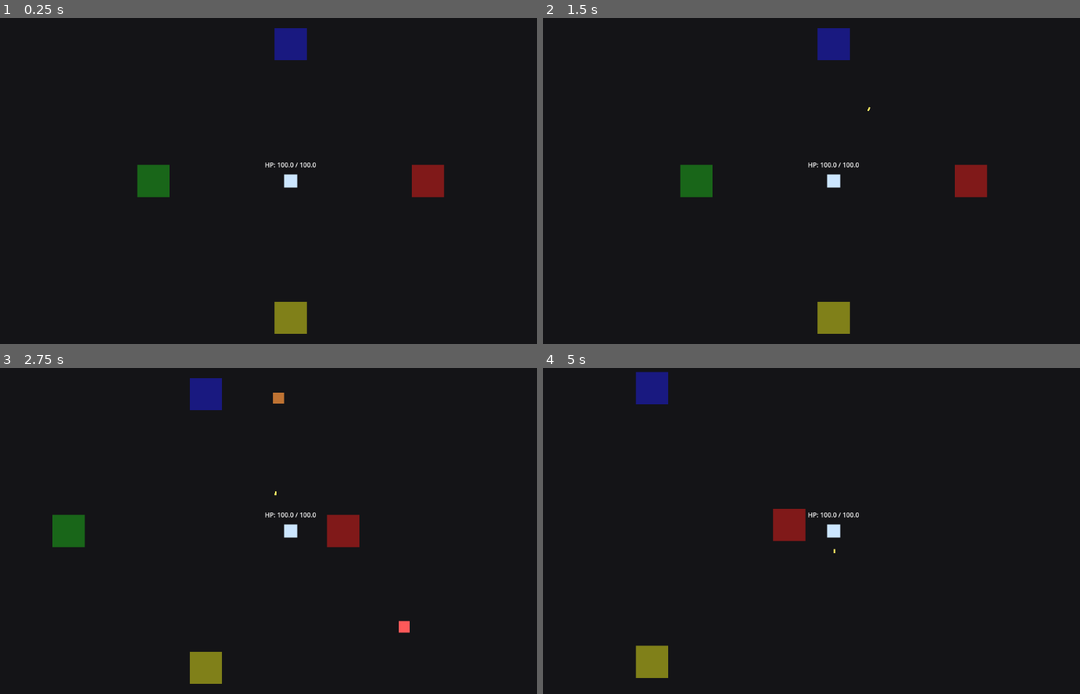
Above: before the commit, frames 1-4 (two rows, left to right).
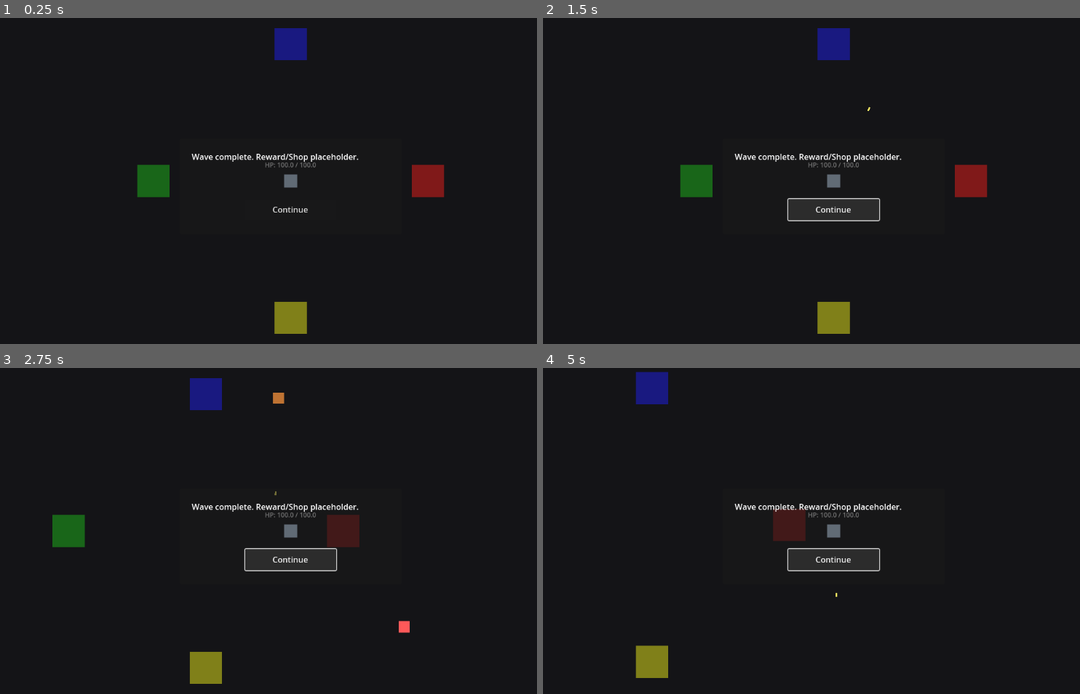
Above: after the commit, the same moments.

Repository: KevinRabbe/bullet-hell-roughe-lite
Game: Godot game, scene res://scenes/game/Main.tscn
Same seed, same stepped clock (60 frames per second), same inputs: the game is played once before the commit and once after it.
Inputs (mouse positions are in pixels of both pictures, inside the frame that each line leads up to):
- Up to frame 1 (0.25 s): no input
- Up to frame 2 (1.5 s): click (832, 210) at 0.5 s, where only the run after the commit has a clickable "Continue"; click (832, 210) at 1.25 s, where only the run after the commit has a clickable "Continue"
- Up to frame 3 (2.75 s): tap Enter at 2, 2.1 s; hold D (move_right) from 2.03 s (still down); tap Space at 2.27, 2.3, 2.57 s
- Up to frame 4 (5 s): release D (move_right) at 2.78 s; hold S (move_down) 2.78-3.53 s; tap Space at 2.85, 3.02, 3.32, 3.8, 4.52, 4.82 s; tap Enter at 3.05, 4.55 s; hold D (move_right) 3.53-4.28 s; hold C (cycle_character) 3.53-4.28 s; hold W (move_up) from 4.28 s (still down); tap E (interact) at 4.35 s

The runs differ from the first frame. In frame 1, 0.6% of the frame differs, in the area x 35-67%, y 41-60%; in frame 2, 0.8%; in frame 3, 1.4%, in the area x 35-67%, y 37-63%; in frame 4, 1.4%.

Commit message:
Stabilize prototype flow and character state

Diff:
--- a/scripts/enemies/enemy.gd
+++ b/scripts/enemies/enemy.gd
@@ -8,6 +8,7 @@
 @export var damage_interval_seconds: float = 0.75
 @export var is_elite: bool = false
 @export var is_boss: bool = false
+@export var elite_role: String = ""
 @export_enum("imp_runner", "husk_brute", "spit_fiend") var enemy_variant: String = "imp_runner"
 @export var ranged_damage: float = 4.0
 @export var ranged_interval_seconds: float = 1.2
--- a/scripts/game/main_game.gd
+++ b/scripts/game/main_game.gd
@@ -2,11 +2,7 @@
 
 @onready var player: CharacterBody2D = $Player
 @onready var enemy_spawner: Node = $EnemySpawner
-@onready var wave_overlay: CanvasLayer = $WaveIntermission
-@onready var wave_label: Label = $WaveIntermission/Panel/Label
-@onready var continue_button: Button = $WaveIntermission/Panel/ContinueButton
 var waiting_for_restart: bool = false
-var waiting_for_wave_continue: bool = false
 var selectable_characters: Array[String] = ["gunslinger", "riftwalker"]
 var selected_character_index: int = 0
 
@@ -19,12 +15,6 @@
 	if player.has_signal("player_died"):
 		player.player_died.connect(_on_player_died)
 	_apply_selected_character()
-	if enemy_spawner != null and enemy_spawner.has_signal("wave_completed"):
-		enemy_spawner.connect("wave_completed", _on_wave_completed)
-	if continue_button != null:
-		continue_button.pressed.connect(_on_continue_pressed)
-	if wave_overlay != null:
-		wave_overlay.visible = false
 
 func _unhandled_input(event: InputEvent) -> void:
 	if not (event is InputEventKey):
@@ -37,10 +27,6 @@
 		print("Restarting current scene...")
 		get_tree().reload_current_scene()
 		return
-	if waiting_for_wave_continue and (key_event.keycode == KEY_ENTER or key_event.keycode == KEY_SPACE):
-		_on_continue_pressed()
-		return
-
 	if key_event.keycode == KEY_ESCAPE or key_event.keycode == KEY_P:
 		_toggle_pause()
 		return
@@ -74,20 +60,3 @@
 		return
 	if player != null and player.has_method("apply_character_by_id"):
 		player.call("apply_character_by_id", selectable_characters[selected_character_index])
-
-func _on_wave_completed(wave_index: int) -> void:
-	waiting_for_wave_continue = true
-	if wave_overlay != null:
-		wave_overlay.visible = true
-	if wave_label != null:
-		wave_label.text = "Wave %d complete. Reward/Shop placeholder.\nPress Continue to start next wave." % wave_index
-	print("Entered end-of-wave state for wave %d." % wave_index)
-
-func _on_continue_pressed() -> void:
-	if not waiting_for_wave_continue:
-		return
-	waiting_for_wave_continue = false
-	if wave_overlay != null:
-		wave_overlay.visible = false
-	if enemy_spawner != null and enemy_spawner.has_method("start_next_wave"):
-		enemy_spawner.call("start_next_wave")
--- a/scripts/player/player.gd
+++ b/scripts/player/player.gd
@@ -142,10 +142,27 @@
 	if character_id == "":
 		return
 	active_character_id = character_id
+	_reset_character_stats()
 	_apply_character_rules()
+	_apply_character_starting_weapon()
 	if player_build != null and player_build.has_method("set_active_character"):
 		player_build.call("set_active_character", active_character_id)
 	print("Selected character: %s" % active_character_id)
+
+func _reset_character_stats() -> void:
+	stats.burn_damage = 1.0
+	stats.poison_damage = 1.0
+	stats.bleed_damage = 1.0
+	stats.frost_power = 1.0
+	stats.portal_frequency = 1.0
+	stats.portal_luck = 0.0
+	stats.portal_instability = 0.0
+
+func _apply_character_starting_weapon() -> void:
+	var weapon_id := "heavy_pistol"
+	if active_character_id == "riftwalker":
+		weapon_id = "rift_pistol"
+	_debug_add_gunslinger_weapon_by_id(weapon_id)
 
 func _apply_character_rules() -> void:
 	if active_character_id == "gunslinger":
--- a/scripts/portal/portal_event_manager.gd
+++ b/scripts/portal/portal_event_manager.gd
@@ -165,7 +165,6 @@
 			var elite_role := _pick_elite_role()
 			enemy_node.set("elite_role", elite_role)
 			print("Spawned elite variant: %s" % elite_role)
-			enemy_node.set("is_elite", true)
 		add_child(enemy_node)
 		return enemy_node
 	return null
